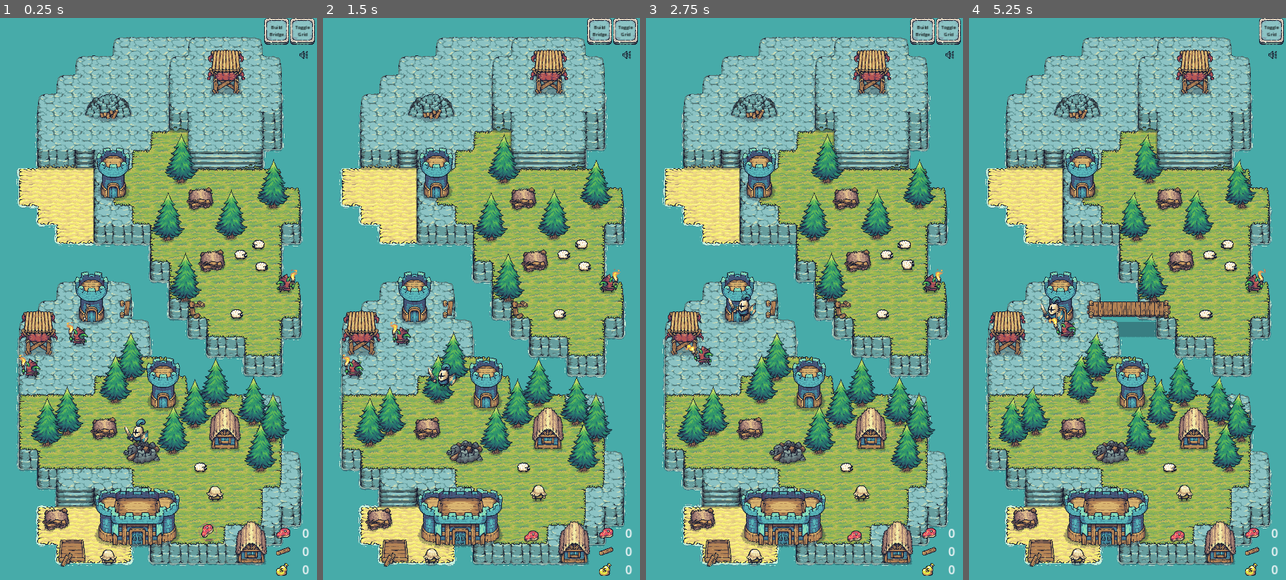
Above: before the commit, frames 1-4 (left to right).
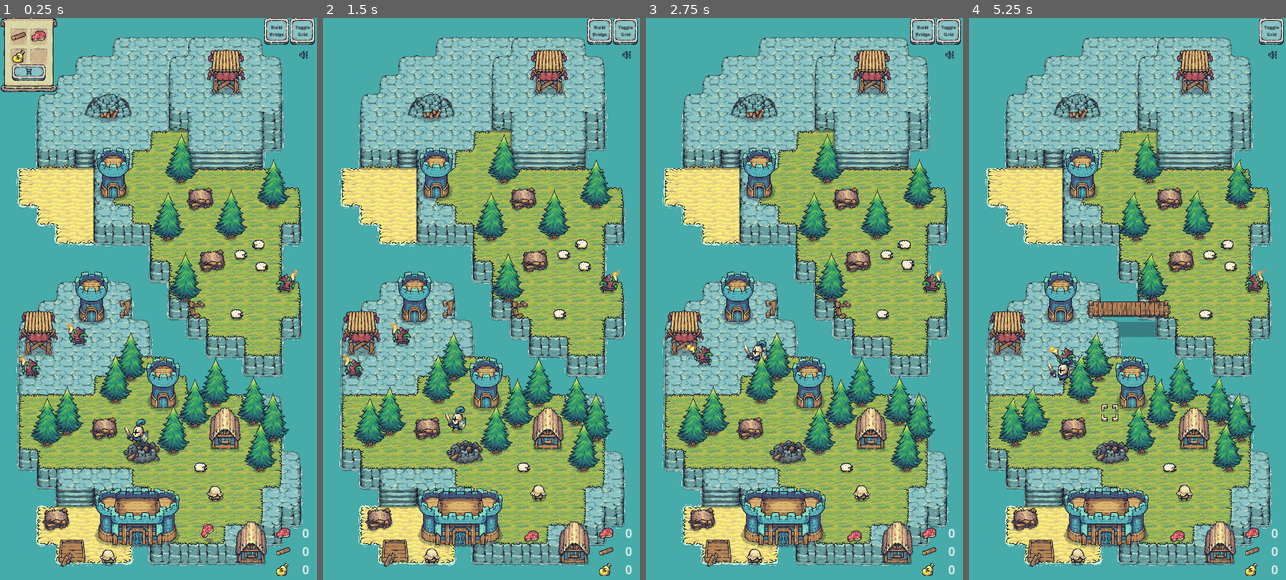
Above: after the commit, the same moments.

Repository: dreml/OneScreenAdventure
Game: Godot game, scene res://scenes/main.tscn
Same seed, same stepped clock (60 frames per second), same inputs: the game is played once before the commit and once after it. Sound files missing from this copy of the repository are replaced by a short silence.
Inputs (mouse positions are in pixels of both pictures, inside the frame that each line leads up to):
- Up to frame 1 (0.25 s): no input
- Up to frame 2 (1.5 s): click (351, 74) at 0.52 s; move the mouse to (551, 270) at 1.27 s; press the mouse at (551, 270) at 1.28 s
- Up to frame 3 (2.75 s): move the mouse to (741, 327) at 2.02 s; release the mouse at (741, 327) at 2.03 s; hold A from 2.03 s (still down); tap G (test) at 2.1 s
- Up to frame 4 (5.25 s): move the mouse to (1159, 175) at 2.77 s; release A at 2.78 s; hold T 2.78-3.53 s; move the mouse to (1111, 411) at 3.52 s; tap B at 3.6 s; click (1111, 411) at 3.67 s; move the mouse to (1222, 383) at 4.27 s; press the mouse at (1222, 383) at 4.28 s; hold A from 4.28 s (still down); move the mouse to (1032, 214) at 5.02 s; release the mouse at (1032, 214) at 5.03 s; tap G (test) at 5.1 s

The runs differ from the first frame. In frame 1, 2.1% of the frame differs, in the area x 0-18%, y 0-14%; in frame 2, 0.4%; in frame 3, 0.4%; in frame 4, 0.8%.

Commit message:
popup visuals improvements

Diff:
--- a/ui/hud.tscn
+++ b/ui/hud.tscn
@@ -37,21 +37,21 @@
 
 [node name="BuildPopup" type="PopupPanel" parent="."]
 transparent_bg = true
-size = Vector2i(256, 320)
-transparent = true
+size = Vector2i(196, 254)
+visible = true
 theme = ExtResource("3_y5ri4")
 theme_override_styles/panel = SubResource("StyleBoxEmpty_4q7k1")
 
 [node name="Control" type="Control" parent="BuildPopup"]
 layout_mode = 3
 anchors_preset = 0
-offset_right = 256.0
-offset_bottom = 320.0
+offset_right = 196.0
+offset_bottom = 254.0
 
 [node name="PanelContainer" type="PanelContainer" parent="BuildPopup/Control"]
 layout_mode = 0
-offset_right = 260.07
-offset_bottom = 340.0
+offset_right = 196.0
+offset_bottom = 254.0
 theme_type_variation = &"VerticalBanner"
 
 [node name="GridContainer" type="GridContainer" parent="BuildPopup/Control/PanelContainer"]
--- a/ui/osa_theme.tres
+++ b/ui/osa_theme.tres
@@ -109,12 +109,13 @@
 
 [sub_resource type="StyleBoxTexture" id="StyleBoxTexture_t4y1u"]
 texture = ExtResource("7_15rjm")
-texture_margin_left = 64.0
-texture_margin_top = 64.0
-texture_margin_right = 64.0697
-texture_margin_bottom = 63.7649
-axis_stretch_horizontal = 2
-axis_stretch_vertical = 2
+texture_margin_left = 32.0
+texture_margin_top = 32.0
+texture_margin_right = 32.0
+texture_margin_bottom = 32.0
+axis_stretch_horizontal = 1
+axis_stretch_vertical = 1
+region_rect = Rect2(34, 32, 124, 132)
 
 [sub_resource type="StyleBoxTexture" id="StyleBoxTexture_g0ojc"]
 texture = ExtResource("7_lhiih")
